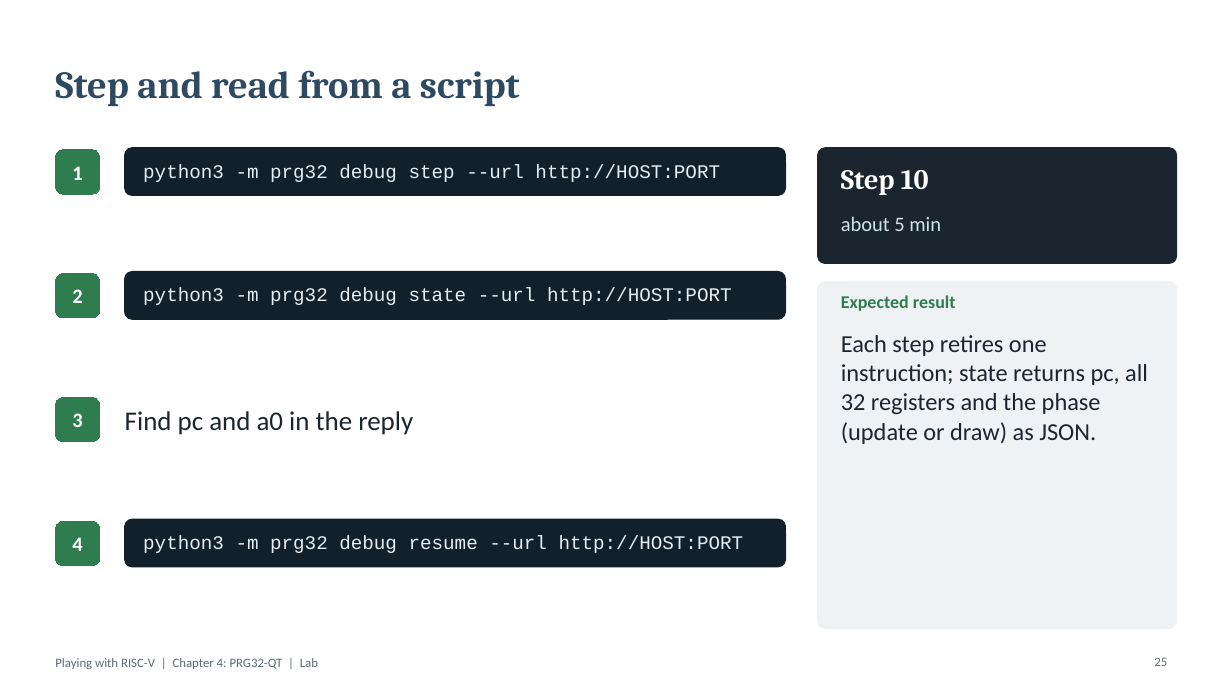
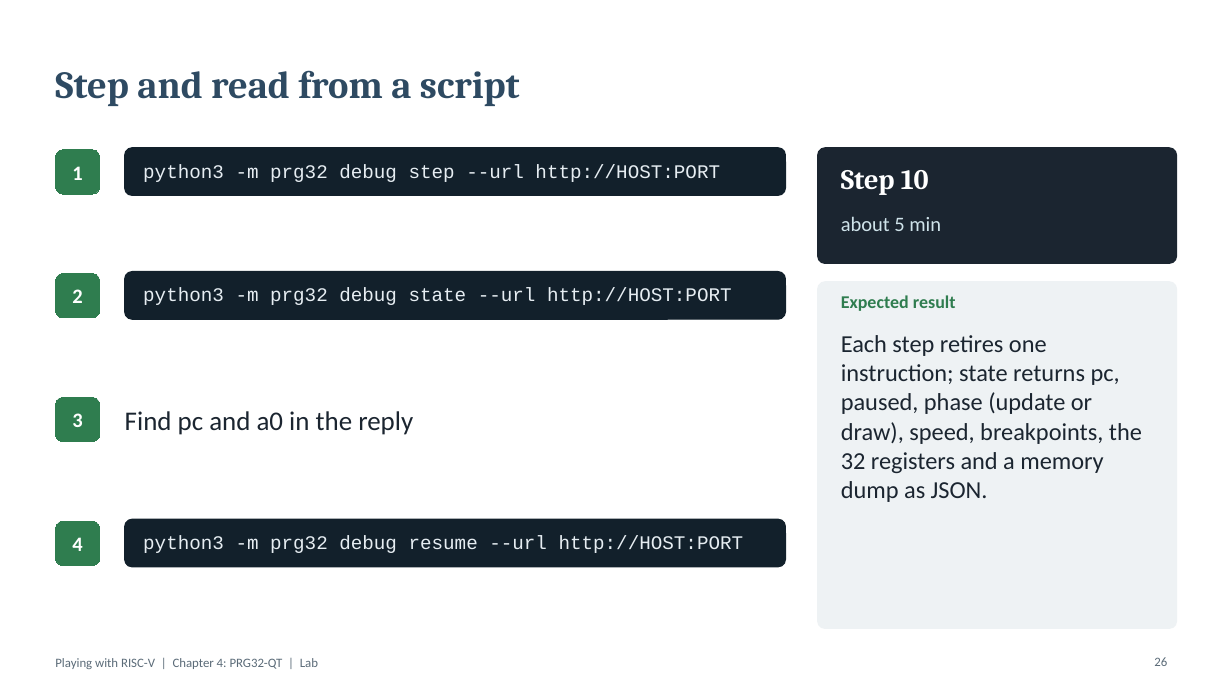
Before and after one commit to riscv-prg32/Playing-with-RISC-V_PRG32_textbook, a slide deck: slide 26 of presentations/04-prg32qt/04-prg32qt-lab.pptx (slide 25 before the commit). Drawn at 1232x693 pixels with LibreOffice and Linux fonts; fonts in the diff are those of the drawing. Boxes give left, top, right and bottom in pixels: in the first picture for what was removed or moved away, otherwise in the second. Text is boxed around its words. In the diff, an @@ line names an element or a change of style, - is before the commit and + after.

```diff
--- a/presentations/04-prg32qt/04-prg32qt-lab.pptx
+++ b/presentations/04-prg32qt/04-prg32qt-lab.pptx
@@ text at [841, 335, 1142, 502]: text changed @@
-Each step retires one instruction; state returns pc, all 32 registers and the phase (update or draw) as JSON.
+Each step retires one instruction; state returns pc, paused, phase (update or draw), speed, breakpoints, the 32 registers and a memory dump as JSON.
@@ page number at [1154, 657, 1167, 666]: text changed @@
-25
+26
```
Also in this commit, not shown: 6 other slides changed, 1 slide added, 43 other files.
